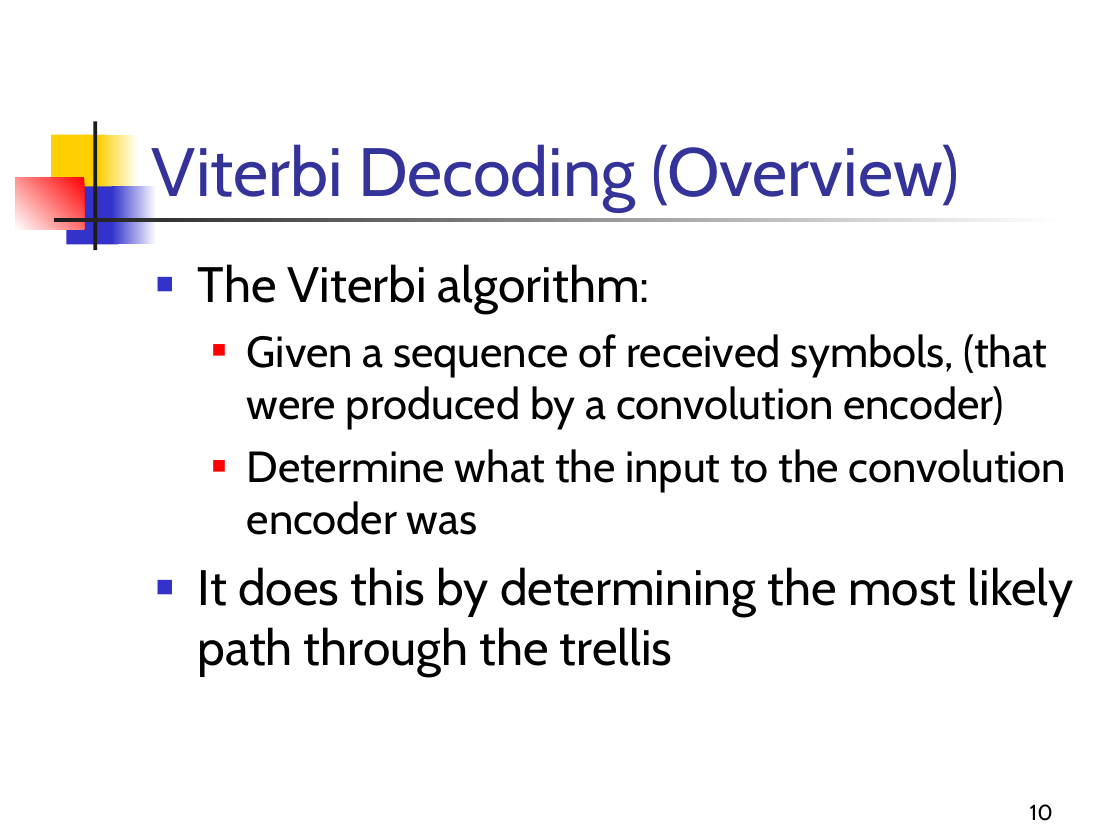
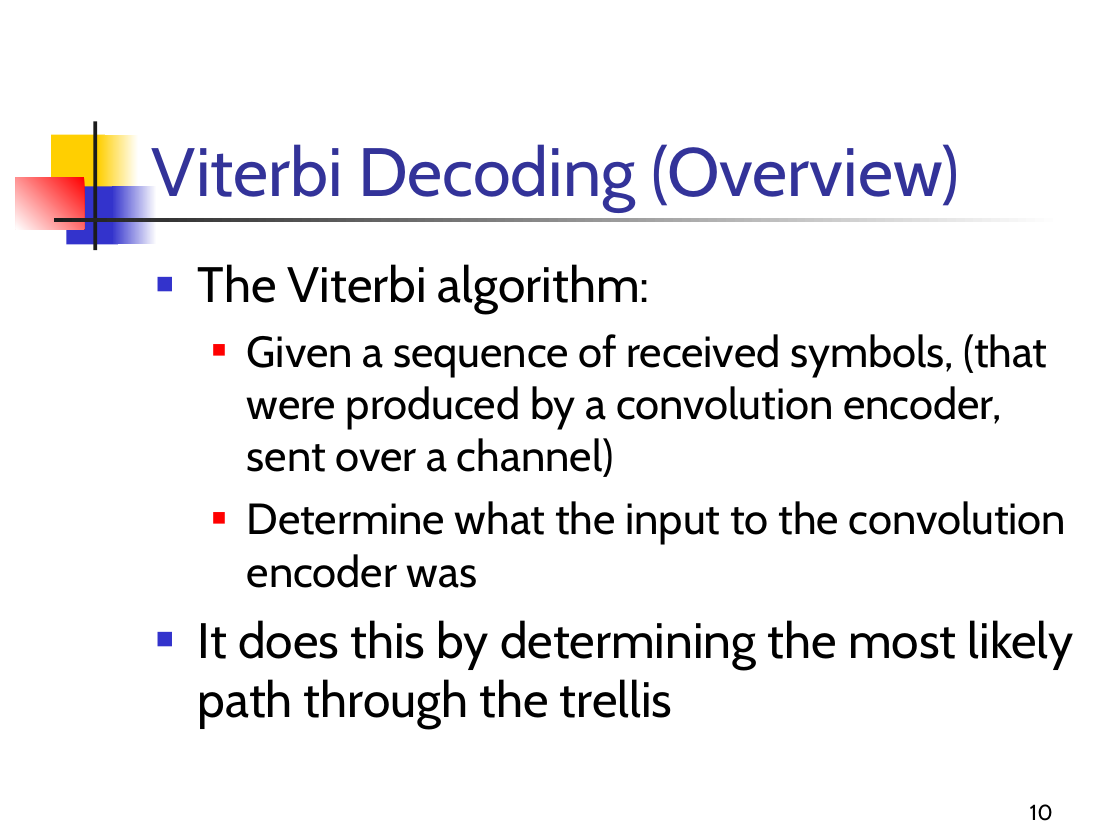
Before and after one commit to rrnewton/StreamIt, a slide deck: slide 10 of streams/apps/applications/hdtv/docs/Viterbi-Decoding.ppt. Drawn at 1120x840 pixels with LibreOffice and Linux fonts; fonts in the diff are those of the drawing. Boxes give left, top, right and bottom in pixels: in the first picture for what was removed or moved away, otherwise in the second. Text is boxed around its words. In the diff, an @@ line names an element or a change of style, - is before the commit and + after.

```diff
--- a/streams/apps/applications/hdtv/docs/Viterbi-Decoding.ppt
+++ b/streams/apps/applications/hdtv/docs/Viterbi-Decoding.ppt
@@ text at bbox=[247, 334, 1048, 477]: text changed @@
-  ■ Given a sequence of received symbols, (that were produced by a convolution encoder)
+  ■ Given a sequence of received symbols, (that were produced by a convolution encoder, sent over a channel)
```
Also in this commit, not shown: 3 other slides changed, 1 other file.
